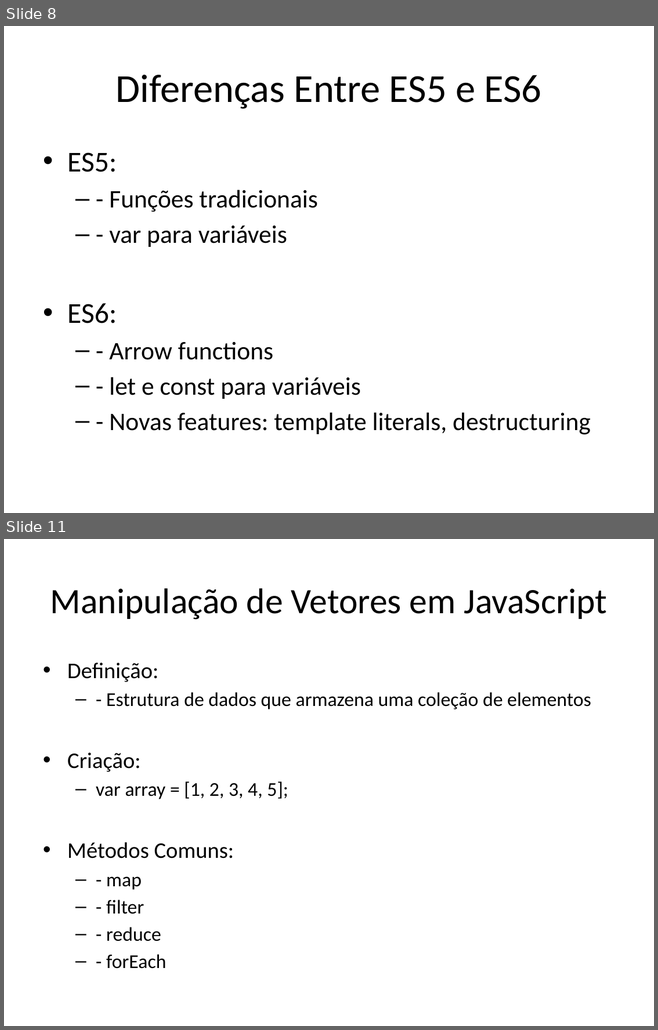
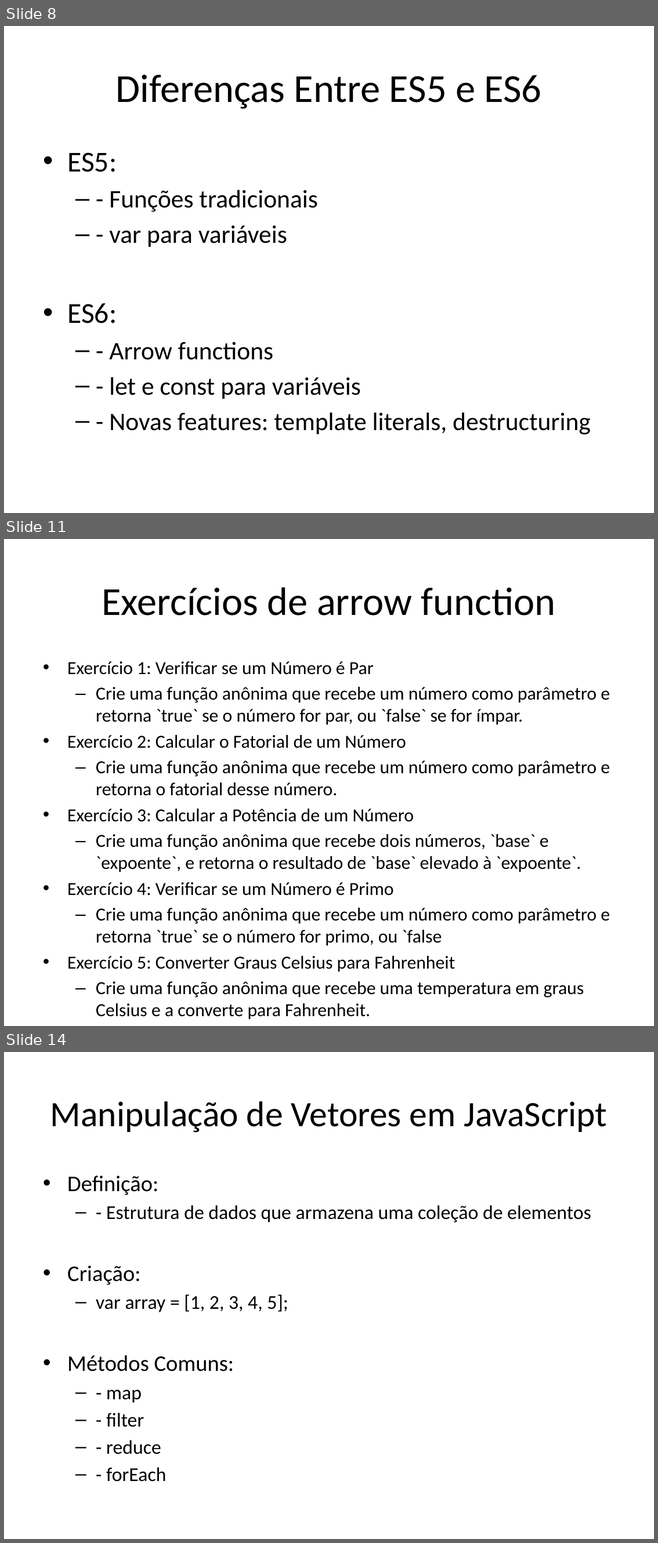
Before and after one commit to dfpires/progcomp2-2024b, a slide deck: ES5e6.pptx. Shown one above the other, each under a label of ours: slides 8 and 11 before the commit, slides 8, 11 and 14 after it; the slides between them are not shown. The pictures are 658x1030 and 658x1543 pixels, drawn with LibreOffice and Linux fonts; fonts in the diff are those of the drawing. Boxes give left, top, right and bottom in pixels: in the first picture for what was removed or moved away, otherwise in the second. Text is boxed around its words. In the diff, an @@ line names an element or a change of style, - is before the commit and + after.

```diff
--- a/ES5e6.pptx
+++ b/ES5e6.pptx
@@ slide 11 added at box(4, 539, 654, 1026), background #FFFFFF @@
@@ title added at box(101, 587, 556, 616), 44 pt, text #000000 @@
+Exercícios de arrow function
@@ text added at box(67, 661, 610, 1019), 20.4 pt, text #000000 @@
+• Exercício 1: Verificar se um Número é Par
+  – Crie uma função anônima que recebe um número como parâmetro e retorna `true` se o número for par, ou `false` se for ímpar.
+• Exercício 2: Calcular o Fatorial de um Número
+  – Crie uma função anônima que recebe um número como parâmetro e retorna o fatorial desse número.
+• Exercício 3: Calcular a Potência de um Número
+  – Crie uma função anônima que recebe dois números, `base` e `expoente`, e retorna o resultado de `base` elevado à `expoente`.
+• Exercício 4: Verificar se um Número é Primo
+  – Crie uma função anônima que recebe um número como parâmetro e retorna `true` se o número for primo, ou `false
+• Exercício 5: Converter Graus Celsius para Fahrenheit
+  – Crie uma função anônima que recebe uma temperatura em graus Celsius e a converte para Fahrenheit.
@@ what was slide 11 is now slide 14 @@
```
Also in this commit, not shown: 2 slides changed, 8 other slides added.
